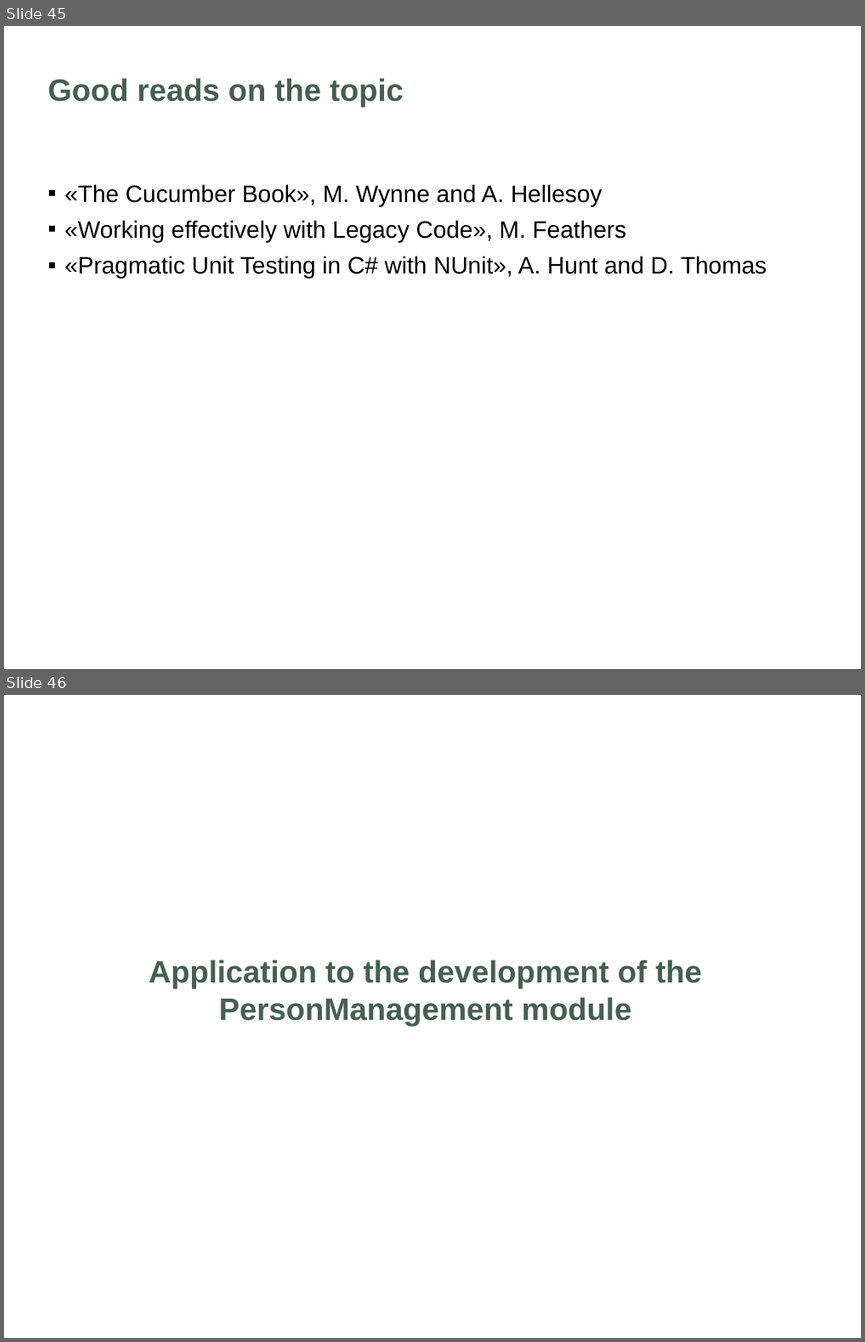
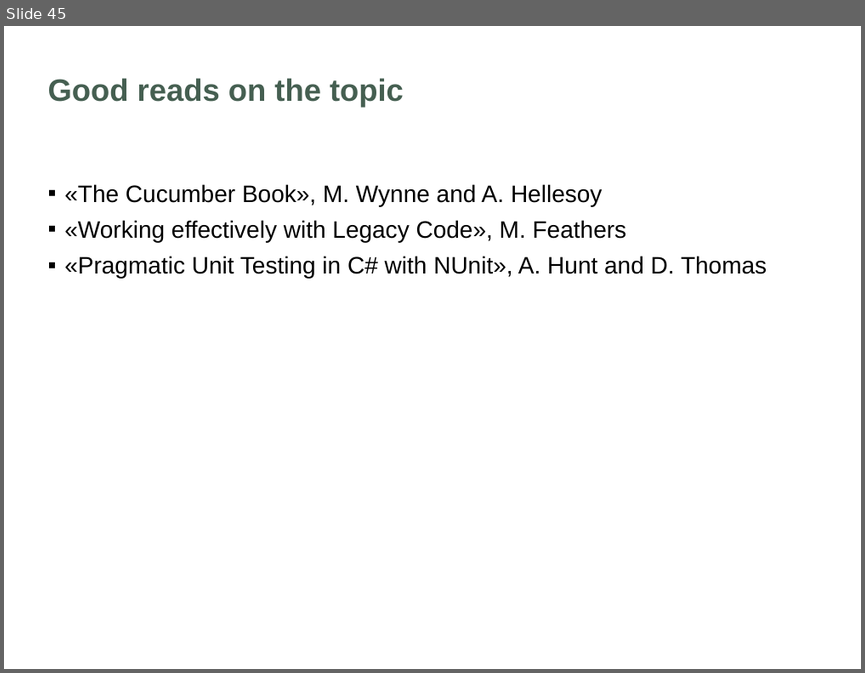
Before and after one commit to softozor/csharp-bdd-tdd, a slide deck: unit-testing.pptx. Shown one above the other, each under a label of ours: slides 45 and 46 before the commit, slide 45 after it. The pictures are 865x1342 and 865x673 pixels, drawn with LibreOffice and Linux fonts; fonts in the diff are those of the drawing; background and template pictures are left out. Boxes give left, top, right and bottom in pixels: in the first picture for what was removed or moved away, otherwise in the second. Text is boxed around its words. In the diff, an @@ line names an element or a change of style, - is before the commit and + after.

```diff
--- a/unit-testing.pptx
+++ b/unit-testing.pptx
@@ slide 46 removed at [4, 695, 861, 1338], background #FFFFFF @@
@@ title removed at [148, 959, 702, 1027] @@
-Application to the development of the PersonManagement module
```
Also in this commit, not shown: 6 other slides removed, 57 other files.
